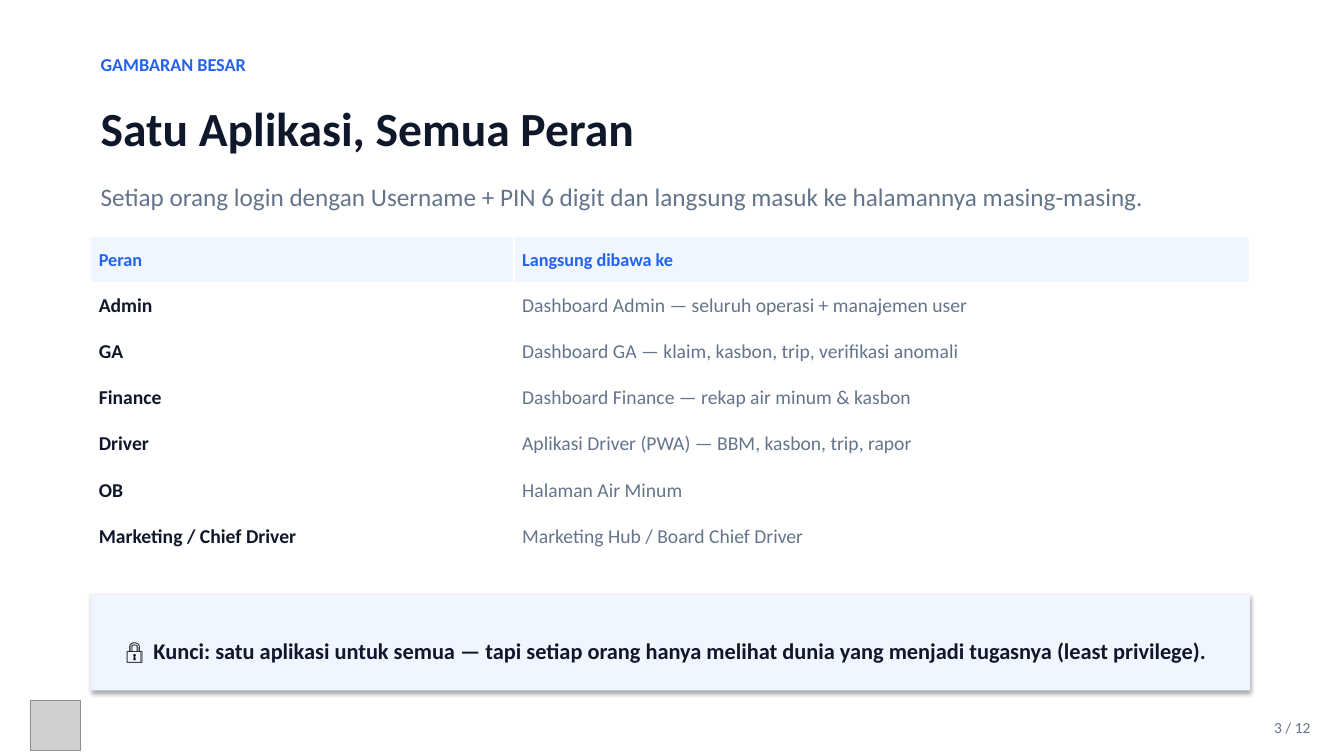
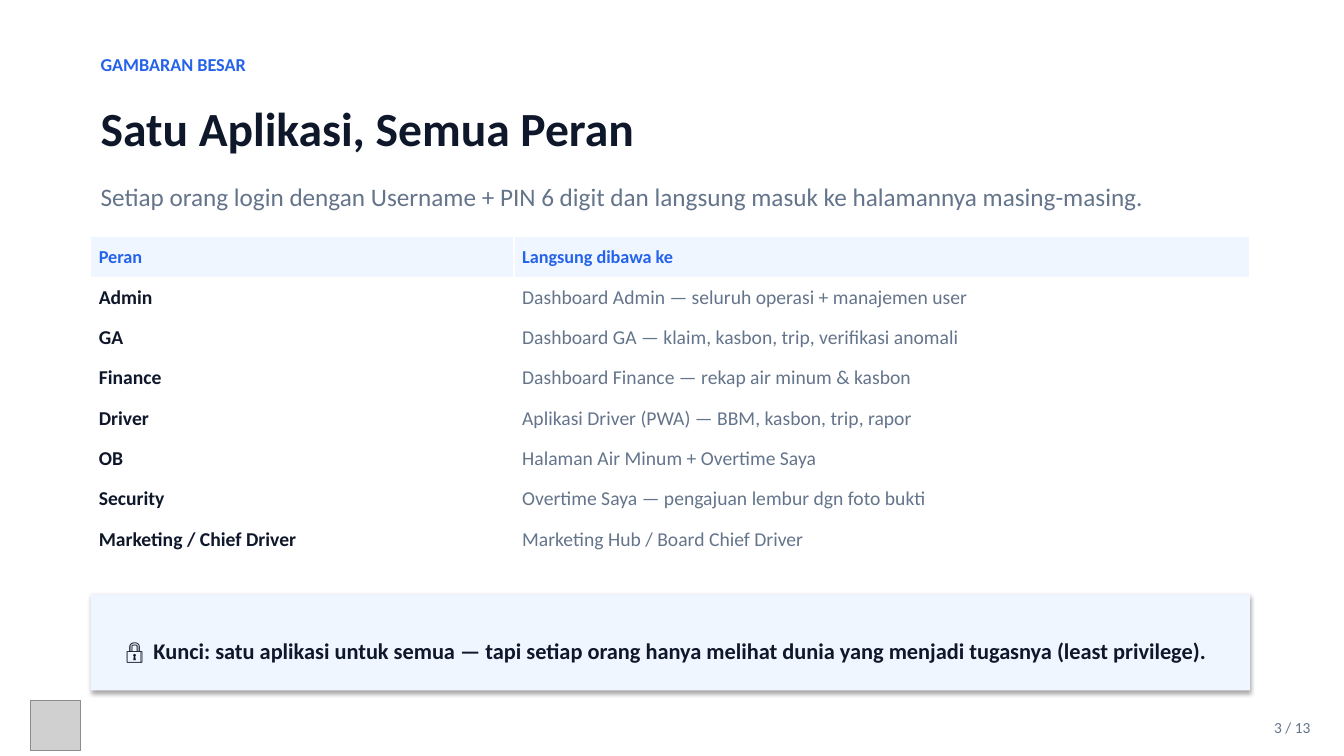
Before and after one commit to bestprofitsurabaya/bpf-workhub, a slide deck: slide 3 of presentasi/BPF_WorkHub_Presentasi.pptx. Drawn at 1344x756 pixels with LibreOffice and Linux fonts; fonts in the diff are those of the drawing; grey boxes stand for pictures. Boxes give left, top, right and bottom in pixels: in the first picture for what was removed or moved away, otherwise in the second. Text is boxed around its words. In the diff, an @@ line names an element or a change of style, - is before the commit and + after.

```diff
--- a/presentasi/BPF_WorkHub_Presentasi.pptx
+++ b/presentasi/BPF_WorkHub_Presentasi.pptx
@@ table at bbox=[91, 237, 1250, 560] @@
-row 6: OB | Halaman Air Minum
+row 6: OB | Halaman Air Minum + Overtime Saya
+row 7: Security | Overtime Saya — pengajuan lembur dgn foto bukti
@@ text at bbox=[1274, 723, 1311, 733]: text changed @@
-3 / 12
+3 / 13
```
Also in this commit, not shown: 11 other slides changed, 1 slide added, 9 other files.
